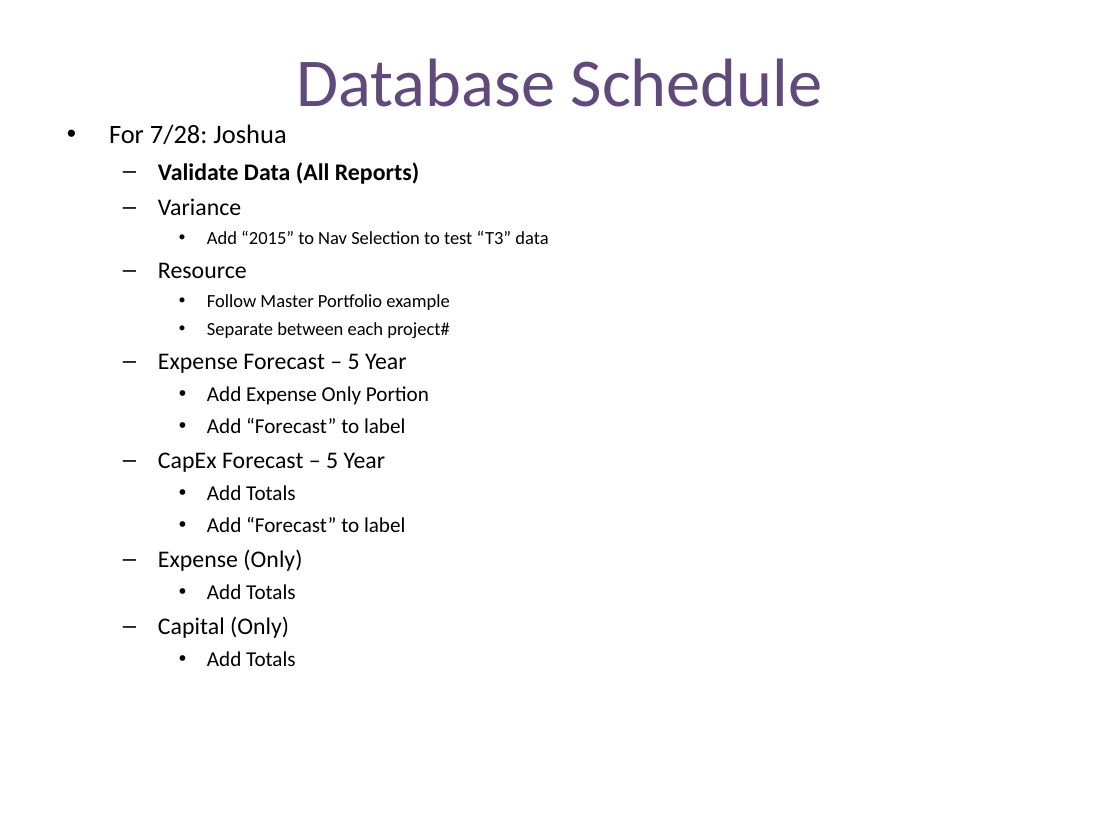
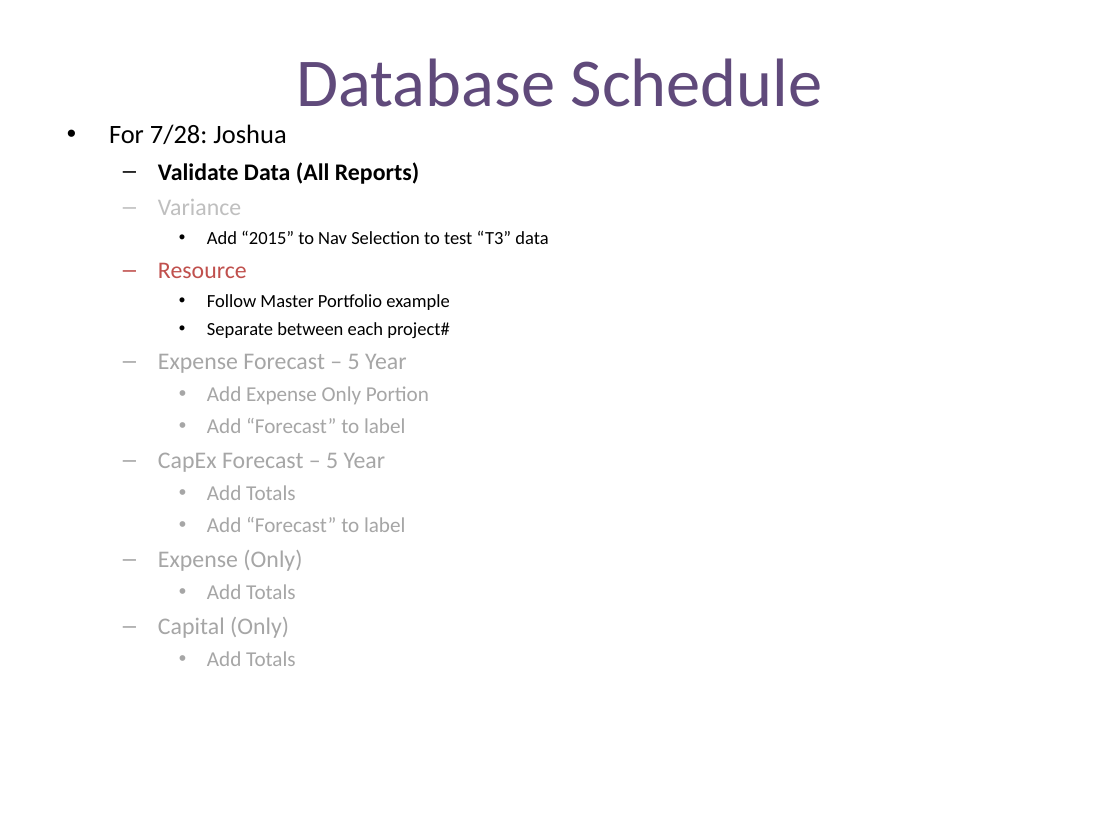
Before and after one commit to jlucas5190/ppms, a slide deck: slide 3 of resources/Forecast Reports.ppt. Drawn at 1120x840 pixels with LibreOffice and Linux fonts; fonts in the diff are those of the drawing. Boxes give left, top, right and bottom in pixels: in the first picture for what was removed or moved away, otherwise in the second. Text is boxed around its words. In the diff, an @@ line names an element or a change of style, - is before the commit and + after.

```diff
--- a/resources/Forecast Reports.ppt
+++ b/resources/Forecast Reports.ppt
@@ text at <box>158,199,429,666</box>: text colour #000000 to #BFBFBF in "Variance"; text colour #000000 to #C0504D in "Resource"; text colour #000000 to #A6A6A6 in "Expense Forecast – 5 Year", "Add Expense Only Portion", "Add “Forecast” to label", "CapEx Forecast – 5 Year" and 6 more places; bullet colour #000000 to #BFBFBF; bullet colour #000000 to #C0504D; bullet colour #000000 to #A6A6A6 @@
```
Also in this commit, not shown: 2 other slides changed, 1 slide added, 1 other file.
